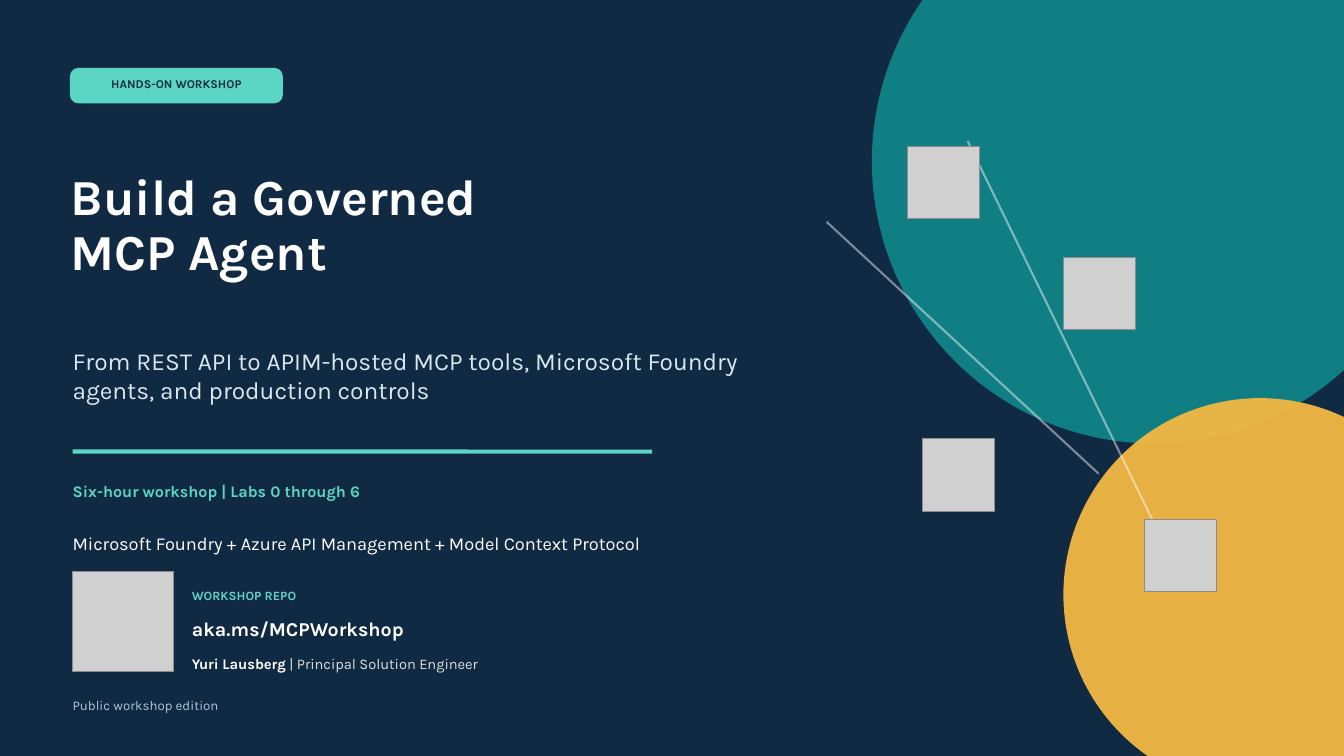
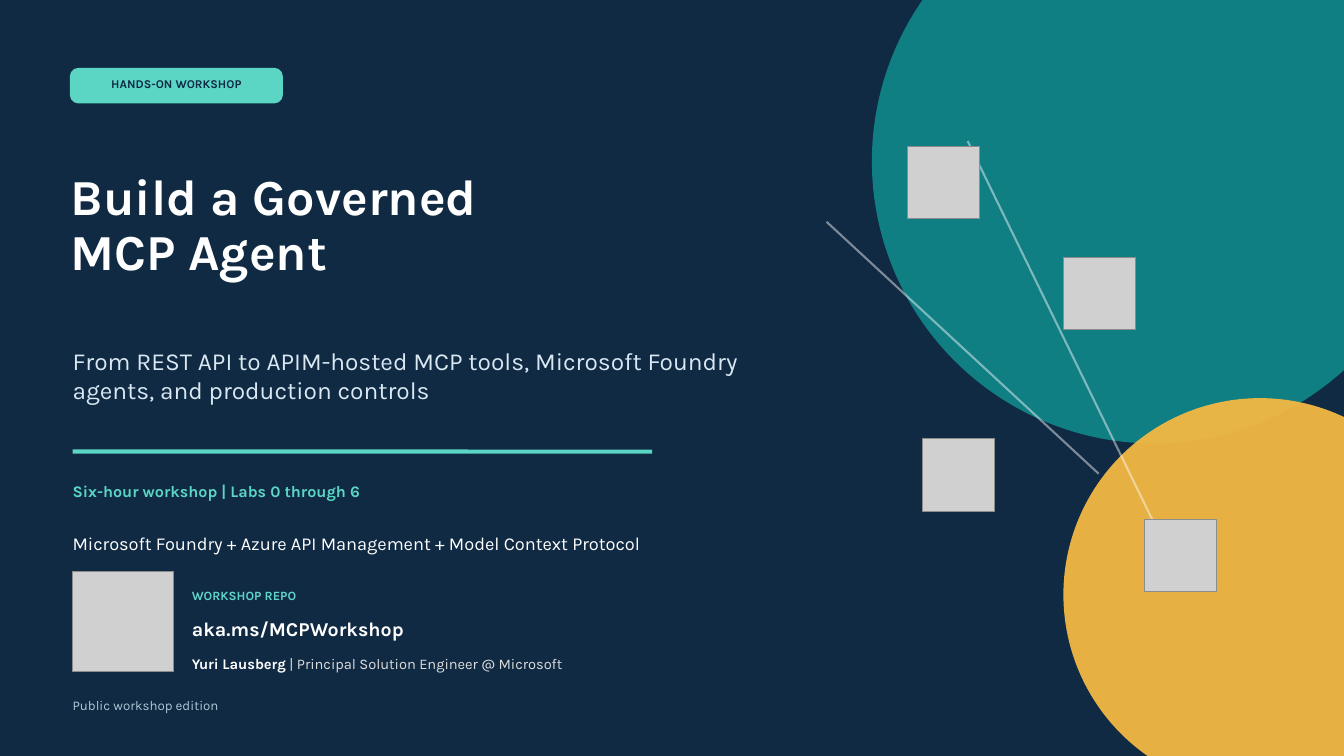
Before and after one commit to yurilausberg/foundry-apim-mcp-workshop, a slide deck: slide 1 of docs/foundry-apim-mcp-workshop.pptx. Drawn at 1344x756 pixels with LibreOffice and Linux fonts; fonts in the diff are those of the drawing; grey boxes stand for pictures. Boxes give left, top, right and bottom in pixels: in the first picture for what was removed or moved away, otherwise in the second. Text is boxed around its words. In the diff, an @@ line names an element or a change of style, - is before the commit and + after.

```diff
--- a/docs/foundry-apim-mcp-workshop.pptx
+++ b/docs/foundry-apim-mcp-workshop.pptx
@@ text at [192,658,563,673]: text changed @@
-Yuri Lausberg | Principal Solution Engineer
+Yuri Lausberg | Principal Solution Engineer @ Microsoft
```
